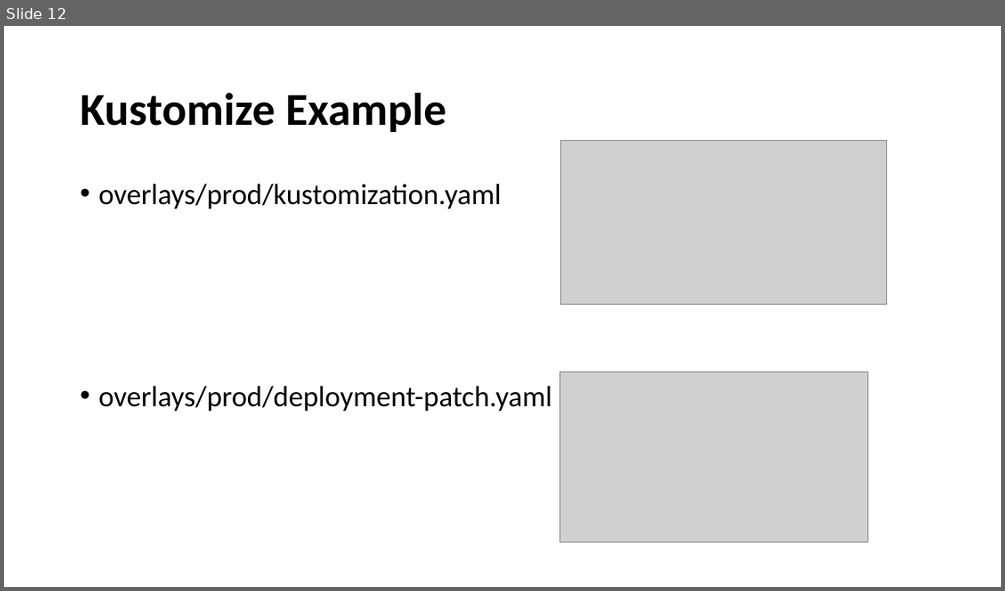
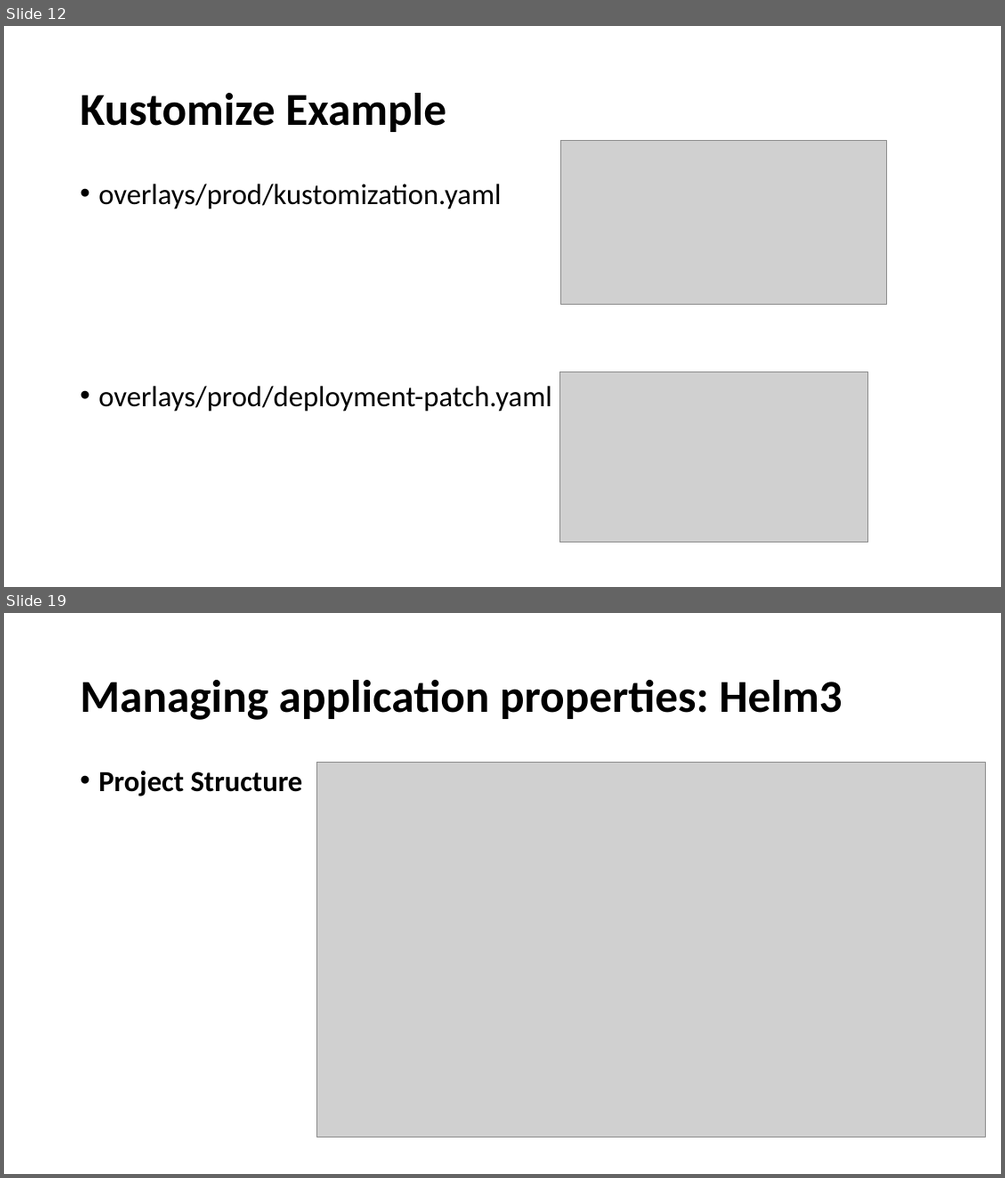
Before and after one commit to LasriReda/Slides, a slide deck: Helm vs Kustomize.pptx. Shown one above the other, each under a label of ours: slide 12 before the commit, slides 12 and 19 after it; the slides between them are not shown. The pictures are 1005x591 and 1005x1178 pixels, drawn with LibreOffice and Linux fonts; fonts in the diff are those of the drawing; grey boxes stand for pictures. Boxes give left, top, right and bottom in pixels: in the first picture for what was removed or moved away, otherwise in the second. Text is boxed around its words. In the diff, an @@ line names an element or a change of style, - is before the commit and + after.

```diff
--- a/Helm vs Kustomize.pptx
+++ b/Helm vs Kustomize.pptx
@@ slide 19 added at <box>4,613,1001,1174</box>, background #FFFFFF @@
@@ title added at <box>80,680,841,720</box>, 44 pt, text #000000, bold @@
+Managing application properties: Helm3
@@ text added at <box>98,771,303,796</box>, 28 pt, text #000000, bold @@
+• Project Structure
@@ picture added at <box>317,763,985,1137</box> @@
```
Also in this commit, not shown: 8 other slides added.
